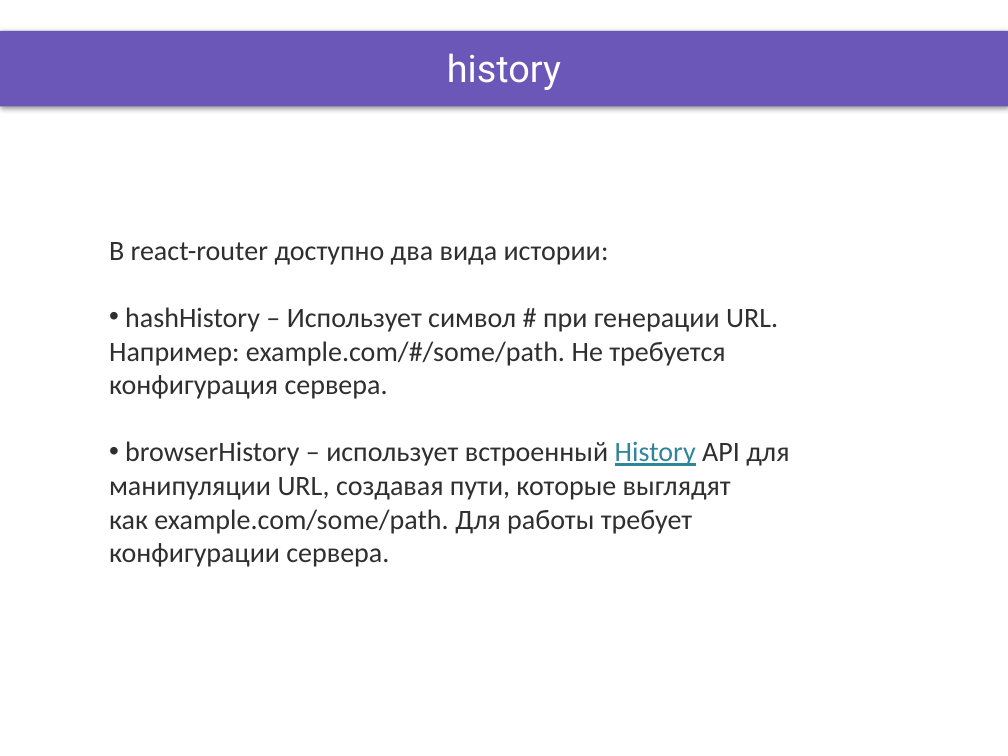
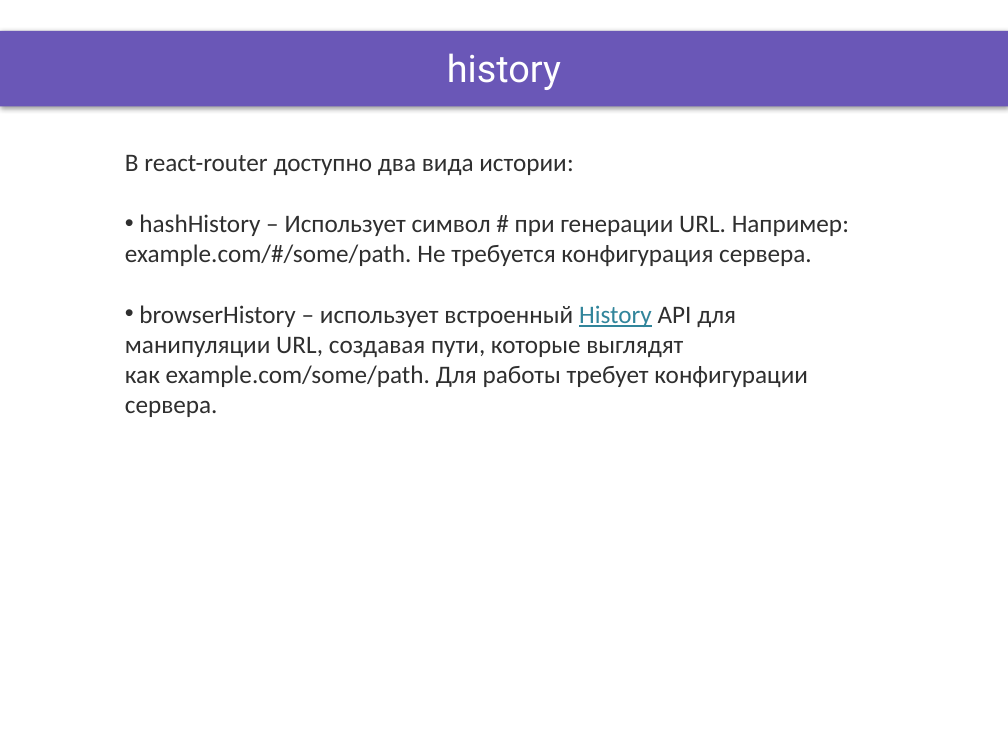
Before and after one commit to DinamickaDevelopment/ignite, a slide deck: slide 4 of ReactJS/lesson_24/Presentation/React_routing.pptx. Drawn at 1008x756 pixels with LibreOffice and Linux fonts; fonts in the diff are those of the drawing; background and template pictures are left out. Boxes give left, top, right and bottom in pixels: in the first picture for what was removed or moved away, otherwise in the second. Text is boxed around its words. In the diff, an @@ line names an element or a change of style, - is before the commit and + after.

```diff
--- a/ReactJS/lesson_24/Presentation/React_routing.pptx
+++ b/ReactJS/lesson_24/Presentation/React_routing.pptx
@@ text "В react-router доступно два вида ...": place and size @@
-text "В react-router доступно два вида ..." at <box>109,242,789,567</box>
+text "В react-router доступно два вида ..." at <box>125,155,849,417</box>
@@ text "В react-router доступно два вида ..." at <box>125,155,849,417</box>: size 20 to 18 pt @@
```
Also in this commit, not shown: 2 other slides changed, 19 other files.
